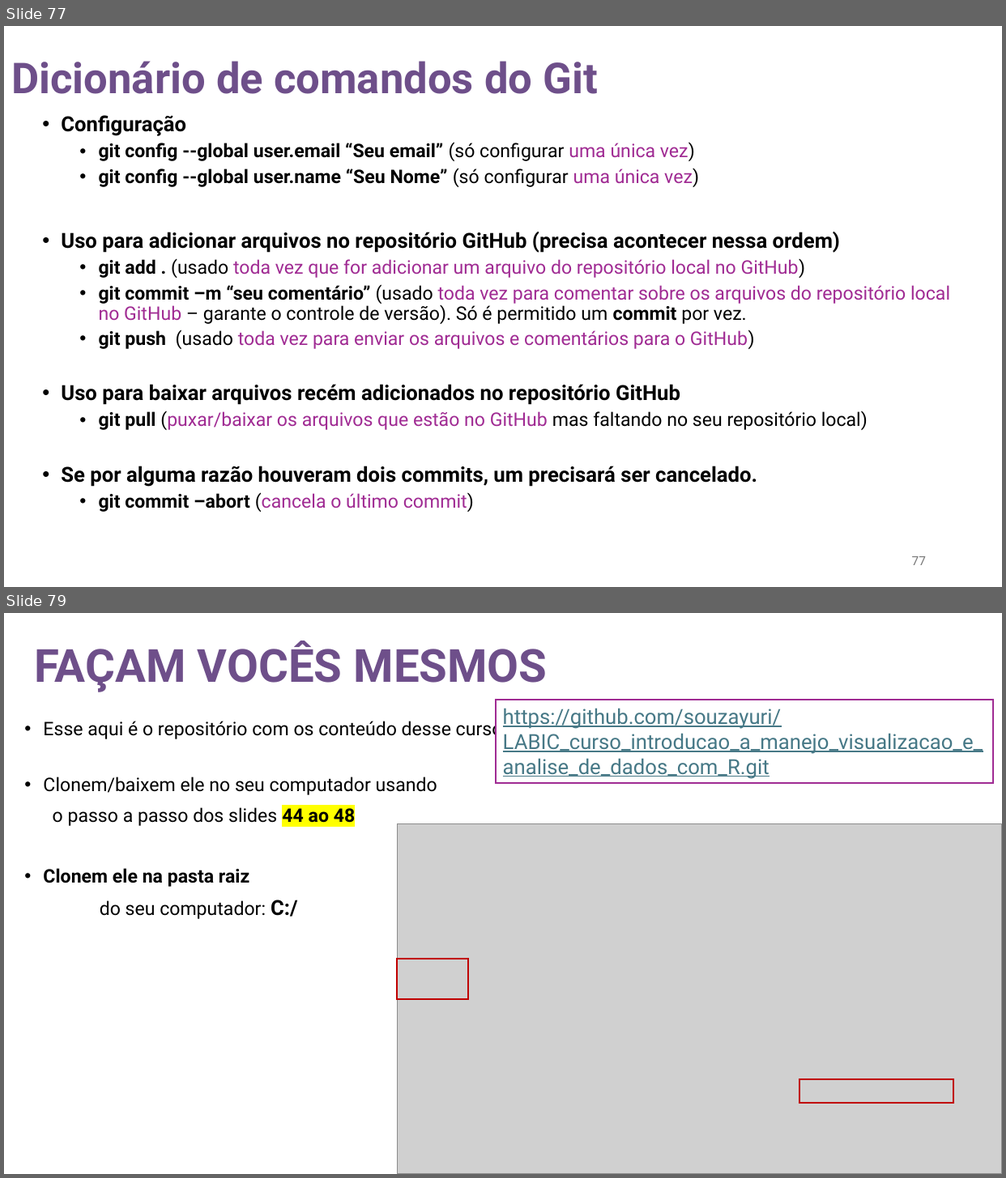
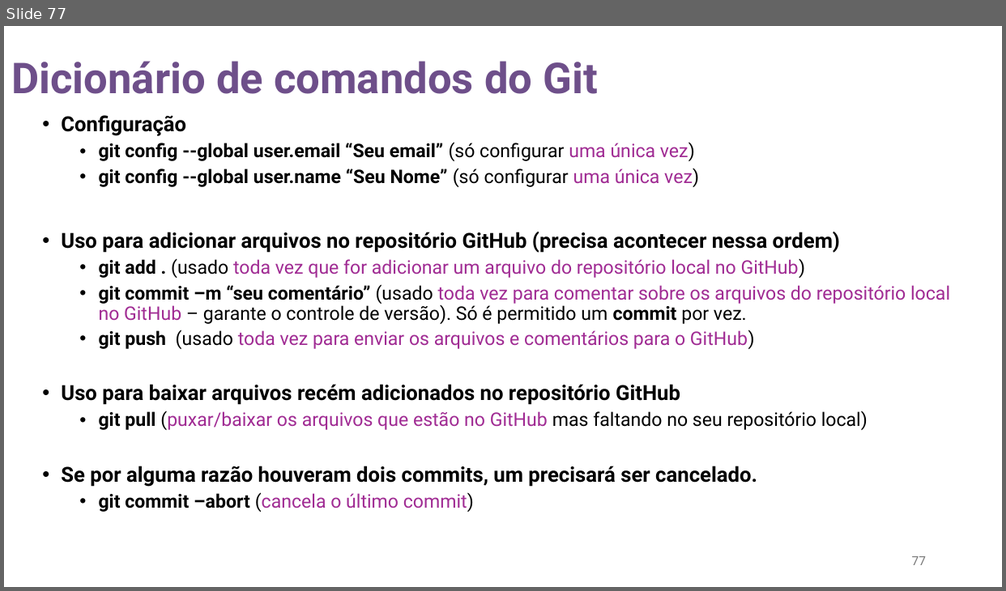
Before and after one commit to souzayuri/LABIC_curso_introducao_a_manejo_visualizacao_e_analise_de_dados_com_R, a slide deck: 02_aulas/04 - configurando o ambiente R e GitHub.pptx. Shown one above the other, each under a label of ours: slides 77 and 79 before the commit, slide 77 after it; the slides between them are not shown. The pictures are 1006x1178 and 1006x591 pixels, drawn with LibreOffice and Linux fonts; fonts in the diff are those of the drawing; grey boxes stand for pictures. Boxes give left, top, right and bottom in pixels: in the first picture for what was removed or moved away, otherwise in the second. Text is boxed around its words. In the diff, an @@ line names an element or a change of style, - is before the commit and + after.

```diff
--- a/02_aulas/04 - configurando o ambiente R e GitHub.pptx
+++ b/02_aulas/04 - configurando o ambiente R e GitHub.pptx
@@ slide 79 removed at (4,613,1002,1174), background #FFFFFF @@
@@ text removed at (34,641,548,692) @@
-FAÇAM VOCÊS MESMOS
@@ rectangle removed at (496,700,994,783) @@
-https://github.com/souzayuri/LABIC_curso_introducao_a_manejo_visualizacao_e_analise_de_dados_com_R.git
@@ text removed at (43,718,507,919) @@
-• Esse aqui é o repositório com os conteúdo desse curso:
-• Clonem/baixem ele no seu computador usando
-o passo a passo dos slides 44 ao 48
-• Clonem ele na pasta raiz
-do seu computador: C:/
@@ picture removed at (397,824,1002,1174) @@
@@ rectangle removed at (397,959,468,999) @@
@@ rectangle removed at (799,1080,954,1103) @@
```
Also in this commit, not shown: 1 slide changed, 1 other slide removed, 2 other files.
